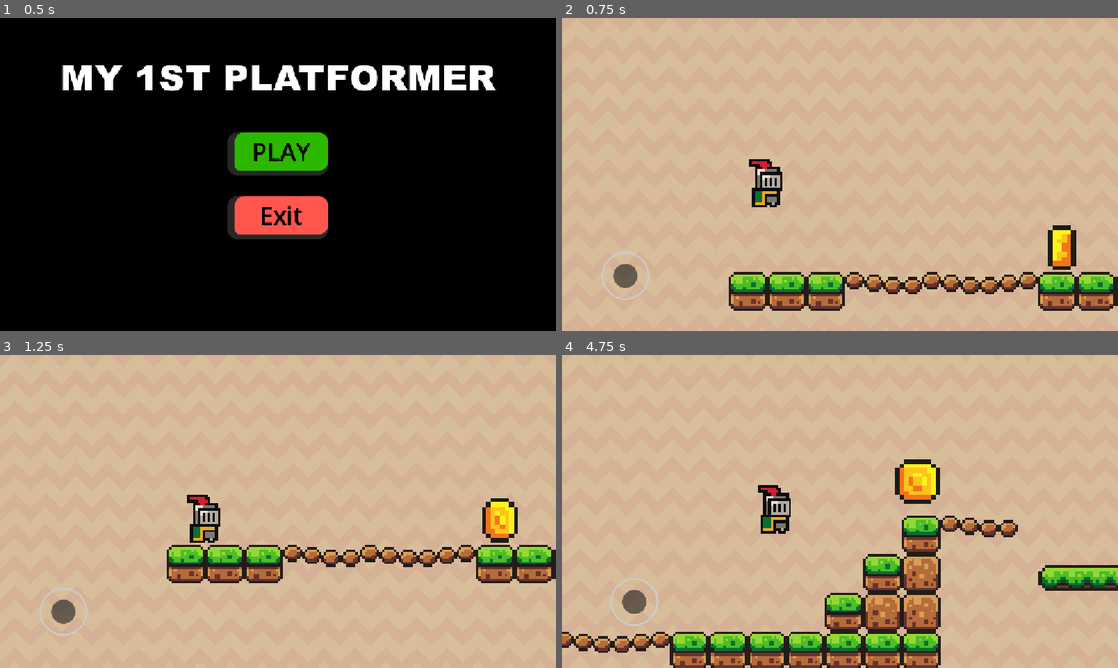
Above: before the commit, frames 1-4 (two rows, left to right).
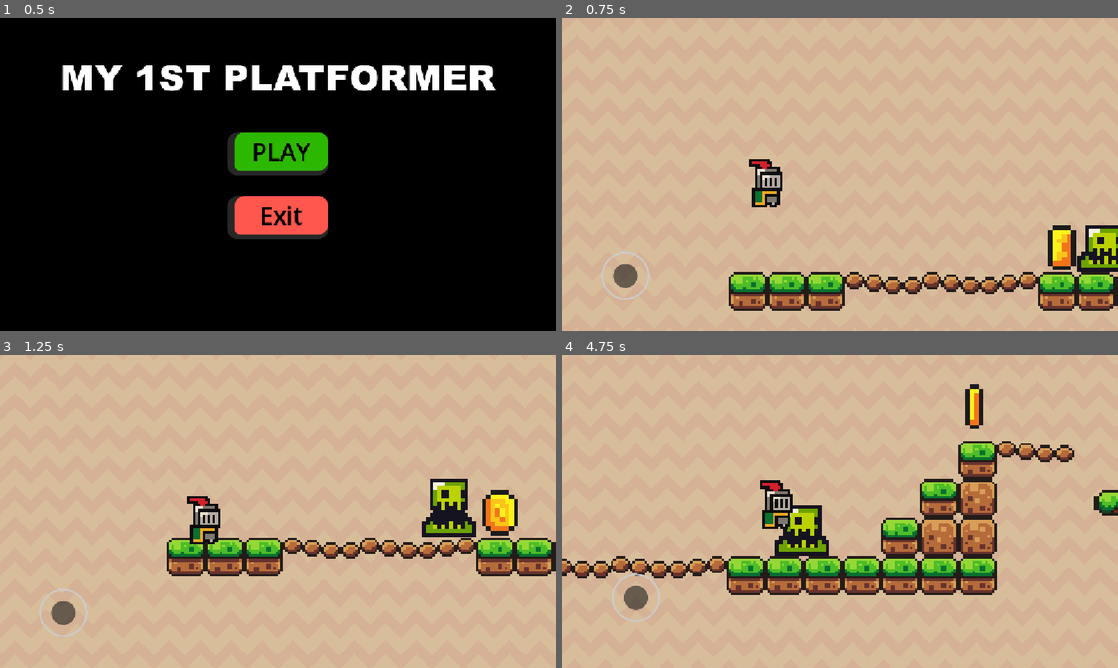
Above: after the commit, the same moments.

Repository: YonchoBoy/my-1st-platformer-game
Game: Godot game, scene res://Scenes/the mains/main_menu.tscn
Two runs of this game, one before a commit and one after it. Both use one fixed random seed, a clock stepped at 60 frames per second and the inputs below.
Inputs:
- Up to frame 1 (0.5 s): no input
- Up to frame 2 (0.75 s): click "PLAY" at 0.5 s
- Up to frame 3 (1.25 s): no input
- Up to frame 4 (4.75 s): hold D (Right) 1.28-2.78 s; tap Space (Jump) at 1.35, 1.52, 1.82, 2.1, 2.27, 2.57, 2.85, 3.6, 3.77, 4.07, 4.35, 4.52 s; hold A (left) 2.78-3.53 s; hold D (Right) from 3.53 s (still down)

Frame 1 is identical in both runs. In frame 2, 1.0% of the frame differs, in the area x 92-100%, y 66-82%; in frame 3, 8.7%; in frame 4, 26%, in the area x 0-100%, y 9-100%.

Commit message:
Update 3.0:
Update 3.0: death Slow motion and Enemys

Diff:
--- a/my-1-st-platformer-game/Scenes/Levels/Level1.tscn
+++ b/my-1-st-platformer-game/Scenes/Levels/Level1.tscn
@@ -7,6 +7,7 @@
 [ext_resource type="PackedScene" uid="uid://ycr7voivrcr0" path="res://Scenes/can be reused for maps/fake_platform.tscn" id="5_77iba"]
 [ext_resource type="PackedScene" uid="uid://cgd5m5u12cspn" path="res://Scenes/can be reused for maps/platform.tscn" id="6_67y36"]
 [ext_resource type="PackedScene" uid="uid://07d66b07w617" path="res://Scenes/Collectables/coin.tscn" id="7_hk4vc"]
+[ext_resource type="PackedScene" uid="uid://bbwqnx7oqrhi3" path="res://Scenes/can be reused for maps/green_slime.tscn" id="8_8h4de"]
 
 [sub_resource type="WorldBoundaryShape2D" id="WorldBoundaryShape2D_kylad"]
 
@@ -204,6 +205,82 @@
 &"RESET": SubResource("Animation_6ll4n")
 }
 
+[sub_resource type="Animation" id="Animation_8h4de"]
+resource_name = "Moving_The_Enemy"
+length = 2.0
+loop_mode = 2
+tracks/0/type = "value"
+tracks/0/imported = false
+tracks/0/enabled = true
+tracks/0/path = NodePath(".:position")
+tracks/0/interp = 1
+tracks/0/loop_wrap = true
+tracks/0/keys = {
+"times": PackedFloat32Array(0, 2),
+"transitions": PackedFloat32Array(1, 1),
+"update": 0,
+"values": [Vector2(842, 470), Vector2(69, 470)]
+}
+
+[sub_resource type="Animation" id="Animation_jcebb"]
+length = 0.001
+tracks/0/type = "value"
+tracks/0/imported = false
+tracks/0/enabled = true
+tracks/0/path = NodePath(".:position")
+tracks/0/interp = 1
+tracks/0/loop_wrap = true
+tracks/0/keys = {
+"times": PackedFloat32Array(0),
+"transitions": PackedFloat32Array(1),
+"update": 0,
+"values": [Vector2(842, 470)]
+}
+
+[sub_resource type="AnimationLibrary" id="AnimationLibrary_f3nwb"]
+_data = {
+&"Moving_The_Enemy": SubResource("Animation_8h4de"),
+&"RESET": SubResource("Animation_jcebb")
+}
+
+[sub_resource type="Animation" id="Animation_f3nwb"]
+resource_name = "Jumpy Enemy"
+length = 2.0
+loop_mode = 2
+tracks/0/type = "value"
+tracks/0/imported = false
+tracks/0/enabled = true
+tracks/0/path = NodePath(".:position")
+tracks/0/interp = 1
+tracks/0/loop_wrap = true
+tracks/0/keys = {
+"times": PackedFloat32Array(0, 1, 2),
+"transitions": PackedFloat32Array(1, 1, 1),
+"update": 0,
+"values": [Vector2(1740, 221), Vector2(1533, 69), Vector2(1284, 224)]
+}
+
+[sub_resource type="Animation" id="Animation_57lp3"]
+length = 0.001
+tracks/0/type = "value"
+tracks/0/imported = false
+tracks/0/enabled = true
+tracks/0/path = NodePath(".:position")
+tracks/0/interp = 1
+tracks/0/loop_wrap = true
+tracks/0/keys = {
+"times": PackedFloat32Array(0),
+"transitions": PackedFloat32Array(1),
+"update": 0,
+"values": [Vector2(1740, 221)]
+}
+
+[sub_resource type="AnimationLibrary" id="AnimationLibrary_n5ptj"]
+_data = {
+&"Jumpy Enemy": SubResource("Animation_f3nwb"),
+&"RESET": SubResource("Animation_57lp3")
+}
+
 [node name="Level 1" type="Node" unique_id=1653520689]
 
 [node name="KillZone" parent="." unique_id=394517152 instance=ExtResource("1_jcebb")]
@@ -266,3 +343,19 @@
 
 [node name="Coin5" parent="Collectables" unique_id=362543479 instance=ExtResource("7_hk4vc")]
 position = Vector2(2156, 523)
+
+[node name="Enemys" type="Node" parent="." unique_id=411091098]
+
+[node name="Green Slime" parent="Enemys" unique_id=670520269 instance=ExtResource("8_8h4de")]
+position = Vector2(842, 470)
+
+[node name="AnimationPlayer" type="AnimationPlayer" parent="Enemys/Green Slime" unique_id=2022086928]
+libraries/ = SubResource("AnimationLibrary_f3nwb")
+autoplay = &"Moving_The_Enemy"
+
+[node name="Green Slime2" parent="Enemys" unique_id=1929201390 instance=ExtResource("8_8h4de")]
+position = Vector2(1740, 221)
+
+[node name="AnimationPlayer" type="AnimationPlayer" parent="Enemys/Green Slime2" unique_id=31409706]
+libraries/ = SubResource("AnimationLibrary_n5ptj")
+autoplay = &"Jumpy Enemy"
--- /dev/null
+++ b/my-1-st-platformer-game/Scenes/can be reused for maps/green_slime.tscn
@@ -0,0 +1,60 @@
+[gd_scene format=3 uid="uid://bbwqnx7oqrhi3"]
+
+[ext_resource type="Texture2D" uid="uid://b184xy5uumtm3" path="res://Assets/Enemy Assets/slime_green.png" id="1_8oghj"]
+[ext_resource type="PackedScene" uid="uid://bcl0hk66cy272" path="res://Scenes/can be reused for maps/kill_zone.tscn" id="2_l7tw8"]
+
+[sub_resource type="AtlasTexture" id="AtlasTexture_woxg1"]
+atlas = ExtResource("1_8oghj")
+region = Rect2(0, 24, 24, 24)
+
+[sub_resource type="AtlasTexture" id="AtlasTexture_gs666"]
+atlas = ExtResource("1_8oghj")
+region = Rect2(24, 24, 24, 24)
+
+[sub_resource type="AtlasTexture" id="AtlasTexture_li4m7"]
+atlas = ExtResource("1_8oghj")
+region = Rect2(48, 24, 24, 24)
+
+[sub_resource type="AtlasTexture" id="AtlasTexture_03cy5"]
+atlas = ExtResource("1_8oghj")
+region = Rect2(72, 24, 24, 24)
+
+[sub_resource type="SpriteFrames" id="SpriteFrames_xrivr"]
+animations = [{
+"frames": [{
+"duration": 1.0,
+"texture": SubResource("AtlasTexture_woxg1")
+}, {
+"duration": 1.0,
+"texture": SubResource("AtlasTexture_gs666")
+}, {
+"duration": 1.0,
+"texture": SubResource("AtlasTexture_li4m7")
+}, {
+"duration": 1.0,
+"texture": SubResource("AtlasTexture_03cy5")
+}],
+"loop": 1,
+"name": &"default",
+"speed": 4.0
+}]
+
+[sub_resource type="RectangleShape2D" id="RectangleShape2D_55pwd"]
+size = Vector2(72, 103)
+
+[node name="Green Slime" type="Node2D" unique_id=670520269]
+
+[node name="AnimatedSprite2D" type="AnimatedSprite2D" parent="." unique_id=1006158324]
+position = Vector2(3.8146973e-06, 2.0000076)
+scale = Vector2(8.041667, 8.041667)
+sprite_frames = SubResource("SpriteFrames_xrivr")
+autoplay = "default"
+frame = 2
+frame_progress = 0.95725316
+speed_scale = 3.0
+
+[node name="KillZone" parent="." unique_id=394517152 instance=ExtResource("2_l7tw8")]
+
+[node name="CollisionShape2D" type="CollisionShape2D" parent="KillZone" unique_id=1997449291]
+position = Vector2(-1, 40.5)
+shape = SubResource("RectangleShape2D_55pwd")
--- a/my-1-st-platformer-game/Scenes/can be reused for maps/kill_zone.tscn
+++ b/my-1-st-platformer-game/Scenes/can be reused for maps/kill_zone.tscn
@@ -7,6 +7,7 @@
 script = ExtResource("1_d6013")
 
 [node name="Timer" type="Timer" parent="." unique_id=1610913963]
+wait_time = 0.5
 one_shot = true
 
 [connection signal="body_entered" from="." to="." method="_on_body_entered"]
--- a/my-1-st-platformer-game/Scenes/the mains/main_character.tscn
+++ b/my-1-st-platformer-game/Scenes/the mains/main_character.tscn
@@ -218,7 +218,7 @@
 }]
 
 [sub_resource type="CircleShape2D" id="CircleShape2D_xrivr"]
-radius = 31.575306
+radius = 27.073973
 
 [node name="Player" type="CharacterBody2D" unique_id=1837554291]
 z_index = 5
@@ -234,7 +234,7 @@
 autoplay = "Idle"
 
 [node name="CollisionShape2D" type="CollisionShape2D" parent="." unique_id=1803861636]
-position = Vector2(4, 40)
+position = Vector2(3, 27)
 shape = SubResource("CircleShape2D_xrivr")
 
 [node name="Camera2D" type="Camera2D" parent="." unique_id=2135827029]
--- a/my-1-st-platformer-game/Scripts/kill_zone.gd
+++ b/my-1-st-platformer-game/Scripts/kill_zone.gd
@@ -5,8 +5,10 @@
 
 func _on_body_entered(body: Node2D) -> void:
 	print("You Died!")
+	Engine.time_scale = 0.5
 	timer.start()
 
 
 func _on_timer_timeout() -> void:
+	Engine.time_scale = 1.0
 	get_tree().reload_current_scene()
--- /dev/null
+++ b/my-1-st-platformer-game/area_2d.gd
@@ -0,0 +1,7 @@
+extends Area2D
+
+
+
+func _on_body_entered(body: Node2D) -> void:
+	print("YOU DIED!")
+	get_tree().reload_current_scene()
Not shown, added: my-1-st-platformer-game/area_2d.gd.uid
